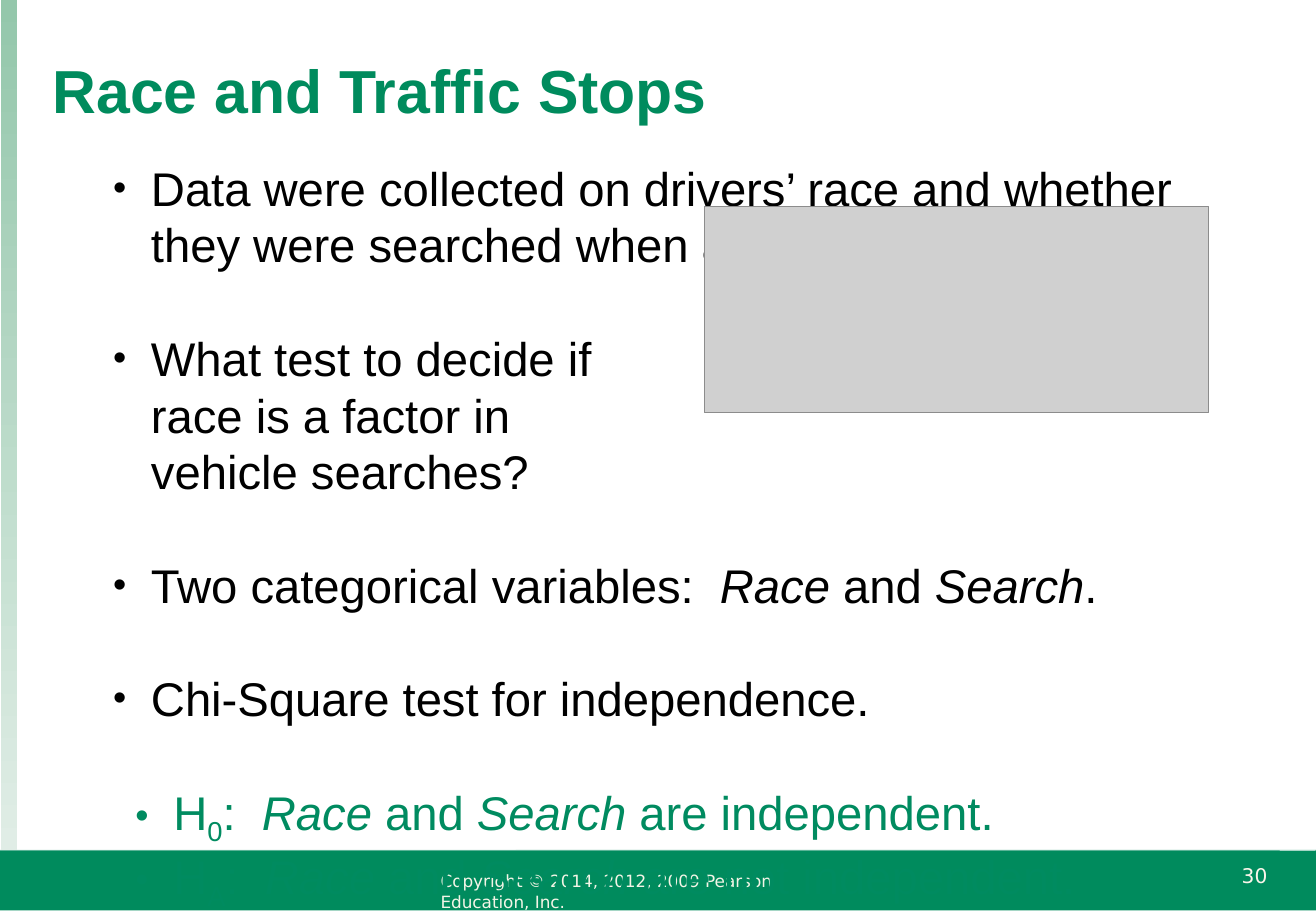
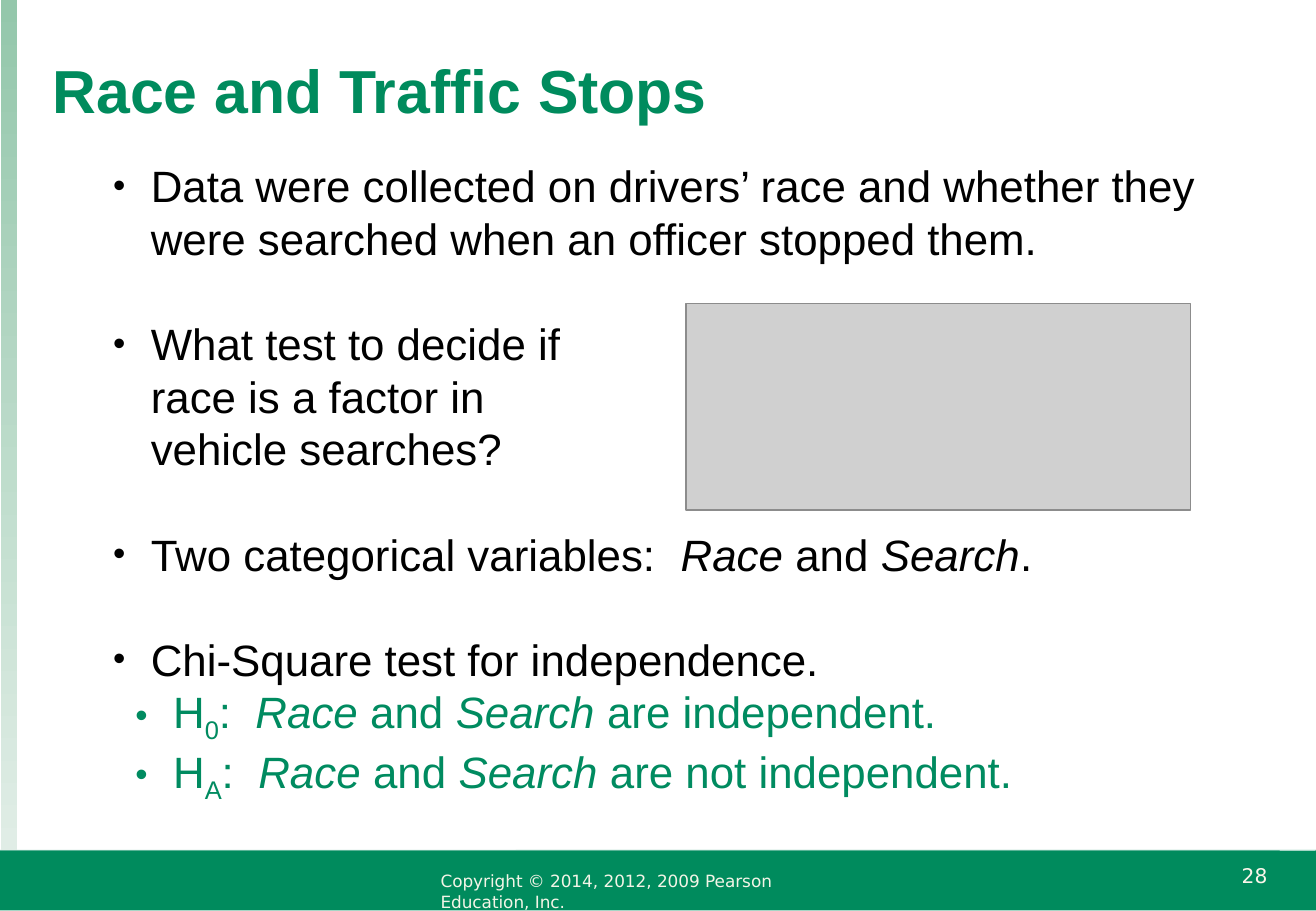
Before and after one commit to raffled/STAT111, a slide deck: slide 28 of week6/IS4_ppt_chapter22.ppt (slide 30 before the commit). Drawn at 1316x911 pixels with LibreOffice and Linux fonts; fonts in the diff are those of the drawing; grey boxes stand for pictures; background and template pictures are left out. Boxes give left, top, right and bottom in pixels: in the first picture for what was removed or moved away, otherwise in the second. Text is boxed around its words. In the diff, an @@ line names an element or a change of style, - is before the commit and + after.

```diff
--- a/week6/IS4_ppt_chapter22.ppt
+++ b/week6/IS4_ppt_chapter22.ppt
@@ text "Data were collected on drivers’ ..." at [151,170,1195,797]: size 28 to 26 pt @@
@@ picture: place and size @@
-picture at [704,206,1208,413]
+picture at [686,304,1190,510]
@@ page number at [1242,868,1268,884]: text changed @@
-30
+28
```
Also in this commit, not shown: 9 other slides changed, 7 slides removed, 6 other files.
